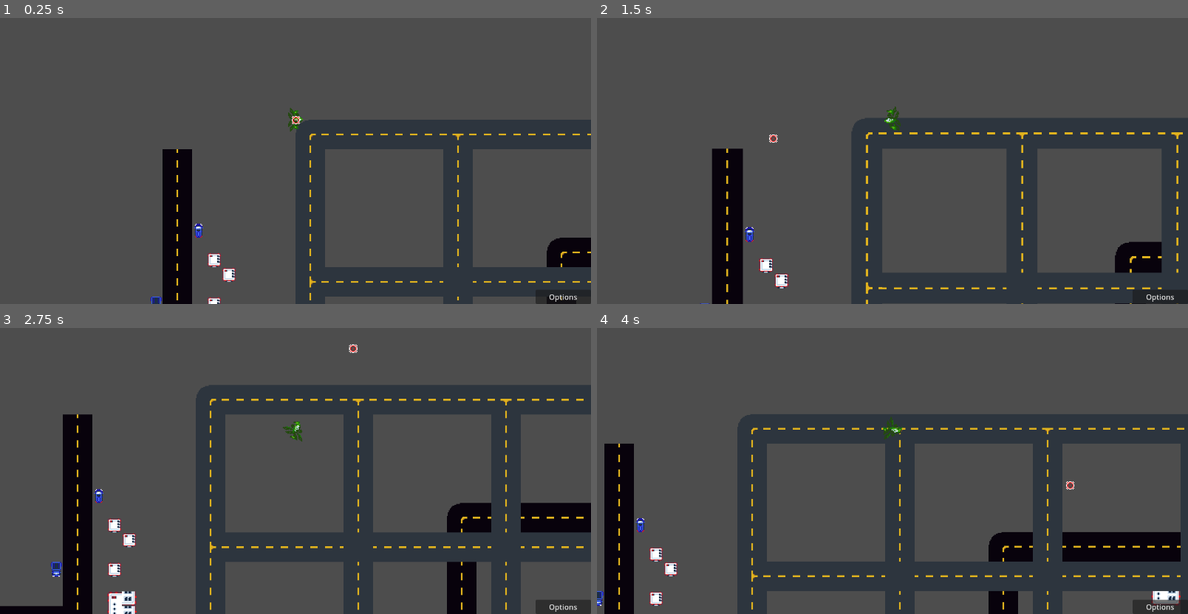
Above: before the commit, frames 1-4 (two rows, left to right).
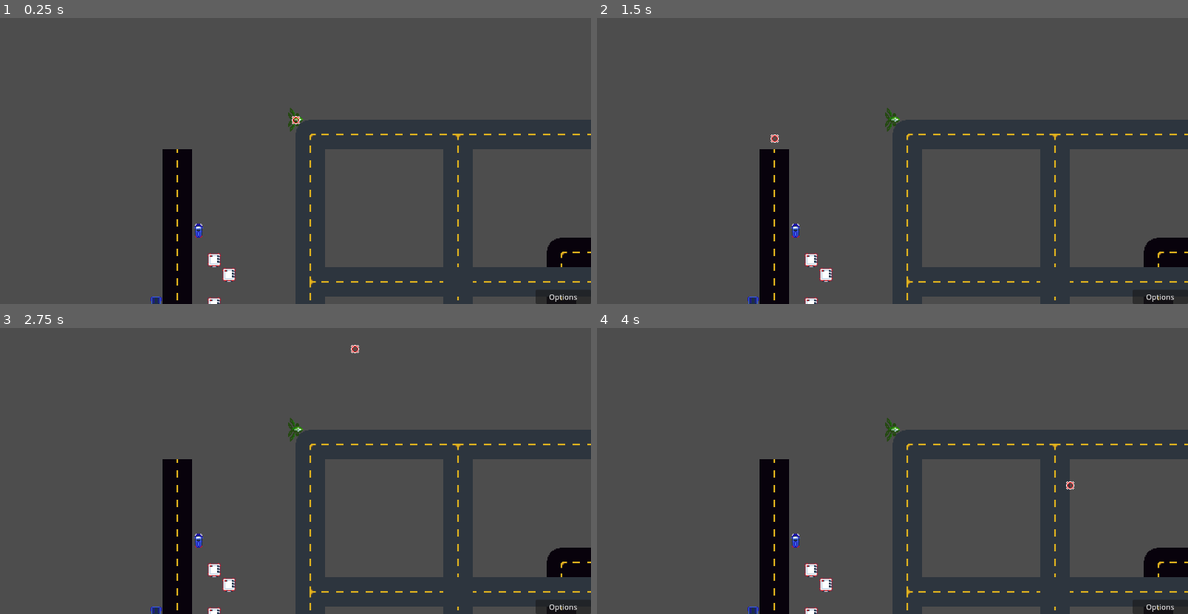
Above: after the commit, the same moments.

Repository: asoberbeck/mj6a
Game: Godot game, scene res://mockup.tscn
Same seed, same stepped clock (60 frames per second), same inputs: the game is played once before the commit and once after it.
Inputs (mouse positions are in pixels of both pictures, inside the frame that each line leads up to):
- Up to frame 1 (0.25 s): no input
- Up to frame 2 (1.5 s): tap Enter at 0.5 s; move the mouse to (1022, 100) at 0.52 s; press the mouse at (1022, 100) at 0.53 s; hold Right (ui_right) 0.53-1.28 s; move the mouse to (774, 138) at 1.27 s; release the mouse at (774, 138) at 1.28 s; hold Down (ui_down) from 1.28 s (still down); tap Mouse wheel up (zoom_in) at 1.35 s
- Up to frame 3 (2.75 s): click (177, 448) at 1.55 s; move the mouse to (354, 348) at 2.02 s; release Down (ui_down) at 2.03 s; hold Right (ui_right) from 2.03 s (still down); hold Mouse wheel down (zoom_out) from 2.03 s (still down); click (354, 348) at 2.3 s
- Up to frame 4 (4 s): move the mouse to (862, 502) at 2.77 s; release Right (ui_right) at 2.78 s; release Mouse wheel down (zoom_out) at 2.78 s; hold Up (ui_up) 2.78-3.53 s; click (862, 502) at 2.85 s; move the mouse to (1069, 485) at 3.52 s; press the mouse at (1069, 485) at 3.53 s; hold Left (ui_left) from 3.53 s (still down)

The runs differ from the first frame. In frame 1, less than 0.1% of the frame differs, in the area x 49-51%, y 32-39%; in frame 2, 21%; in frame 3, 40%, in the area x 0-100%, y 5-100%; in frame 4, 27%.
Error after the commit: Parse Error: Preload file "res://bullet_1.tscn" does not exist. (res://mockup_player.gd:65)

Commit message:
shooty shooty vroom vroom

Diff:
--- a/mockup.tscn
+++ b/mockup.tscn
@@ -87,7 +87,7 @@
 tile_set = SubResource("TileSet_ma42w")
 script = ExtResource("3_rho02")
 
-[node name="Node2D" type="Node2D" parent="."]
+[node name="BulletsCollection" type="Node2D" parent="."]
 
 [node name="Mech" type="CharacterBody2D" parent="."]
 script = ExtResource("2_pp484")
--- a/mockup_player.gd
+++ b/mockup_player.gd
@@ -50,7 +50,7 @@
 		rf.position = Vector2(0, -8)
 
 
-func _input(event):
+func _unhandled_input(event):
 	var rezoom = false
 	if event.is_action_pressed("zoom_in"):
 		zoom = min(zoom + 0.1, zoom_min)
@@ -61,6 +61,11 @@
 	elif event.is_action_pressed("zoom_reset"):
 		zoom = 2.0
 		rezoom = true
+	elif event.is_action_pressed("fire"):
+		var new_bullet = preload("res://bullet_1.tscn").instantiate()
+		new_bullet.transform = transform
+		new_bullet.rotation = pit.rotation
+		$"../BulletsCollection".add_child(new_bullet)
 	if rezoom:
 		print(zoom)
 		$Camera2D.zoom = Vector2(zoom, zoom)
--- a/project.godot
+++ b/project.godot
@@ -72,6 +72,11 @@
 , Object(InputEventKey,"resource_local_to_scene":false,"resource_name":"","device":-1,"window_id":0,"alt_pressed":false …(182 unchanged characters)…
 ]
 }
+fire={
+"deadzone": 0.2,
+"events": [Object(InputEventMouseButton,"resource_local_to_scene":false,"resource_name":"","device":-1,"window_id":0,"alt_pressed":false,"shift_pressed":false,"ctrl_pressed":false,"meta_pressed":false,"button_mask":1,"position":Vector2(274, 16),"global_position":Vector2(283, 64),"factor":1.0,"button_index":1,"canceled":false,"pressed":true,"double_click":false,"script":null)
+]
+}
 
 [rendering]
 
Not shown: 2 places in mockup.tscn that only renumber resources
